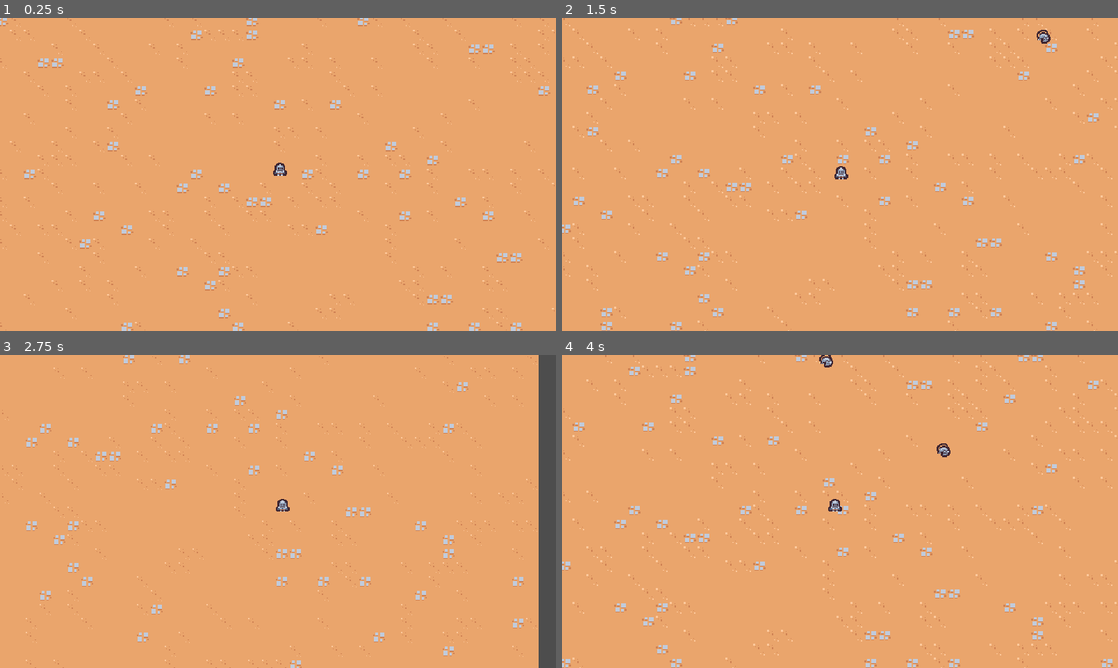
Above: before the commit, frames 1-4 (two rows, left to right).
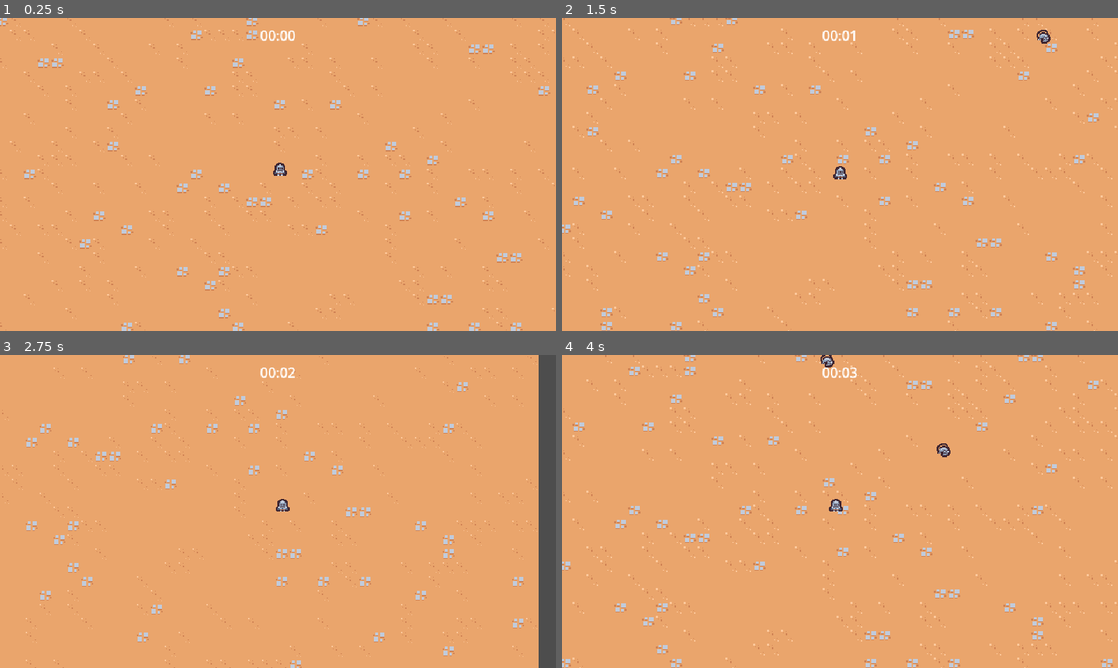
Above: after the commit, the same moments.

Repository: woliveira82/godot-survivor-game-course
Game: Godot game, scene res://scenes/main/main.tscn
The game is run twice, just before and just after one commit, with the same random seed, the same clock (stepped at 60 frames per second) and the same inputs.
Inputs:
- Up to frame 1 (0.25 s): no input
- Up to frame 2 (1.5 s): hold D (move_right) 0.53-1.28 s; hold S (move_down) from 1.28 s (still down)
- Up to frame 3 (2.75 s): release S (move_down) at 2.03 s; hold D (move_right) from 2.03 s (still down)
- Up to frame 4 (4 s): release D (move_right) at 2.78 s; hold W (move_up) 2.78-3.53 s; hold A (move_left) from 3.53 s (still down)

The runs differ from the first frame. In frame 1, 0.1% of the frame differs, in the area x 46-54%, y 4-8%; in frame 2, 0.2%; in frame 3, 0.1%; in frame 4, 0.2%, in the area x 46-53%, y 0-50%.

Commit message:
feat: add timer on screen

Diff:
--- a/project.godot
+++ b/project.godot
@@ -64,4 +64,3 @@
 [rendering]
 
 textures/canvas_textures/default_texture_filter=0
-2d/snap/snap_2d_transforms_to_pixel=true
--- a/scenes/main/main.tscn
+++ b/scenes/main/main.tscn
@@ -1,15 +1,20 @@
-[gd_scene load_steps=6 format=3 uid="uid://brodwqlwm1iy"]
+[gd_scene load_steps=7 format=3 uid="uid://brodwqlwm1iy"]
 
 [ext_resource type="PackedScene" uid="uid://c0hk71le7jpc3" path="res://scenes/manager/enemy_manager.tscn" id="1_11srs"]
 [ext_resource type="PackedScene" uid="uid://bfj3uu40tlikq" path="res://scenes/player/Player.tscn" id="1_pnprh"]
+[ext_resource type="PackedScene" uid="uid://b21e8jj6wjxqy" path="res://scenes/ui/arena_time_ui.tscn" id="1_w2tga"]
 [ext_resource type="TileSet" uid="uid://b3wumr1tv5kv0" path="res://resources/tileset.tres" id="1_weyfr"]
+[ext_resource type="PackedScene" uid="uid://bor8jplbojrn0" path="res://scenes/manager/arena_time_manager.tscn" id="2_kd66a"]
 [ext_resource type="PackedScene" uid="uid://d2b5v7khoj8s7" path="res://scenes/game_camera/game_camera.tscn" id="3_ntl4y"]
-[ext_resource type="PackedScene" uid="uid://bo6j2jhqwa8sn" path="res://scenes/enemy/basic_enemy.tscn" id="4_7jicu"]
 
 [node name="Main" type="Node"]
 
+[node name="ArenaTimeUI" parent="." node_paths=PackedStringArray("arena_time_manager") instance=ExtResource("1_w2tga")]
+arena_time_manager = NodePath("../ArenaTimeManager")
+
+[node name="ArenaTimeManager" parent="." instance=ExtResource("2_kd66a")]
+
 [node name="EnemyManager" parent="." instance=ExtResource("1_11srs")]
-basic_enemy_scene = ExtResource("4_7jicu")
 
 [node name="TileMap" type="TileMap" parent="."]
 tile_set = ExtResource("1_weyfr")
--- /dev/null
+++ b/scenes/manager/arena_time_manager.gd
@@ -0,0 +1,7 @@
+extends Node
+
+@onready var timer = $Timer
+
+
+func get_time_elapsed():
+	return timer.wait_time - timer.time_left
--- /dev/null
+++ b/scenes/manager/arena_time_manager.tscn
@@ -0,0 +1,11 @@
+[gd_scene load_steps=2 format=3 uid="uid://bor8jplbojrn0"]
+
+[ext_resource type="Script" path="res://scenes/manager/arena_time_manager.gd" id="1_j86gn"]
+
+[node name="ArenaTimeManager" type="Node"]
+script = ExtResource("1_j86gn")
+
+[node name="Timer" type="Timer" parent="."]
+wait_time = 60.0
+one_shot = true
+autostart = true
--- /dev/null
+++ b/scenes/ui/arena_time_ui.gd
@@ -0,0 +1,19 @@
+extends CanvasLayer
+
+@export var arena_time_manager: Node
+
+@onready var label = %Label
+
+
+func _process(delta):
+	if arena_time_manager == null:
+		return
+
+	var time_elapsed = arena_time_manager.get_time_elapsed()
+	label.text = format_seconds_to_string(time_elapsed)
+
+
+func format_seconds_to_string(seconds: float):
+	var minutes = floor(seconds / 60)
+	var remaining_seconds = seconds - (minutes * 60)
+	return "%02d:%02d" % [minutes, floor(remaining_seconds)]
--- /dev/null
+++ b/scenes/ui/arena_time_ui.tscn
@@ -0,0 +1,22 @@
+[gd_scene load_steps=2 format=3 uid="uid://b21e8jj6wjxqy"]
+
+[ext_resource type="Script" path="res://scenes/ui/arena_time_ui.gd" id="1_trnul"]
+
+[node name="ArenaTimeUI" type="CanvasLayer"]
+script = ExtResource("1_trnul")
+
+[node name="MarginContainer" type="MarginContainer" parent="."]
+anchors_preset = 15
+anchor_right = 1.0
+anchor_bottom = 1.0
+grow_horizontal = 2
+grow_vertical = 2
+mouse_filter = 2
+theme_override_constants/margin_top = 8
+
+[node name="Label" type="Label" parent="MarginContainer"]
+unique_name_in_owner = true
+layout_mode = 2
+size_flags_horizontal = 4
+size_flags_vertical = 0
+text = "test"
